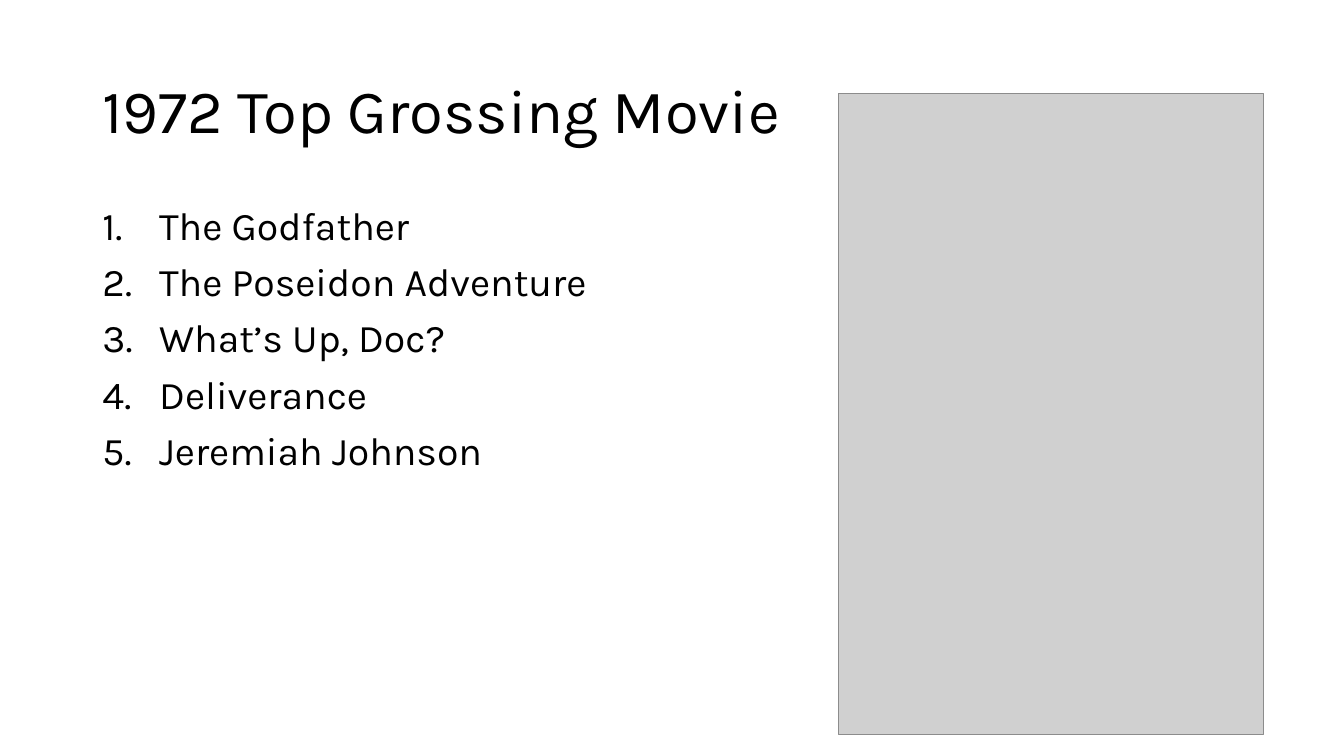
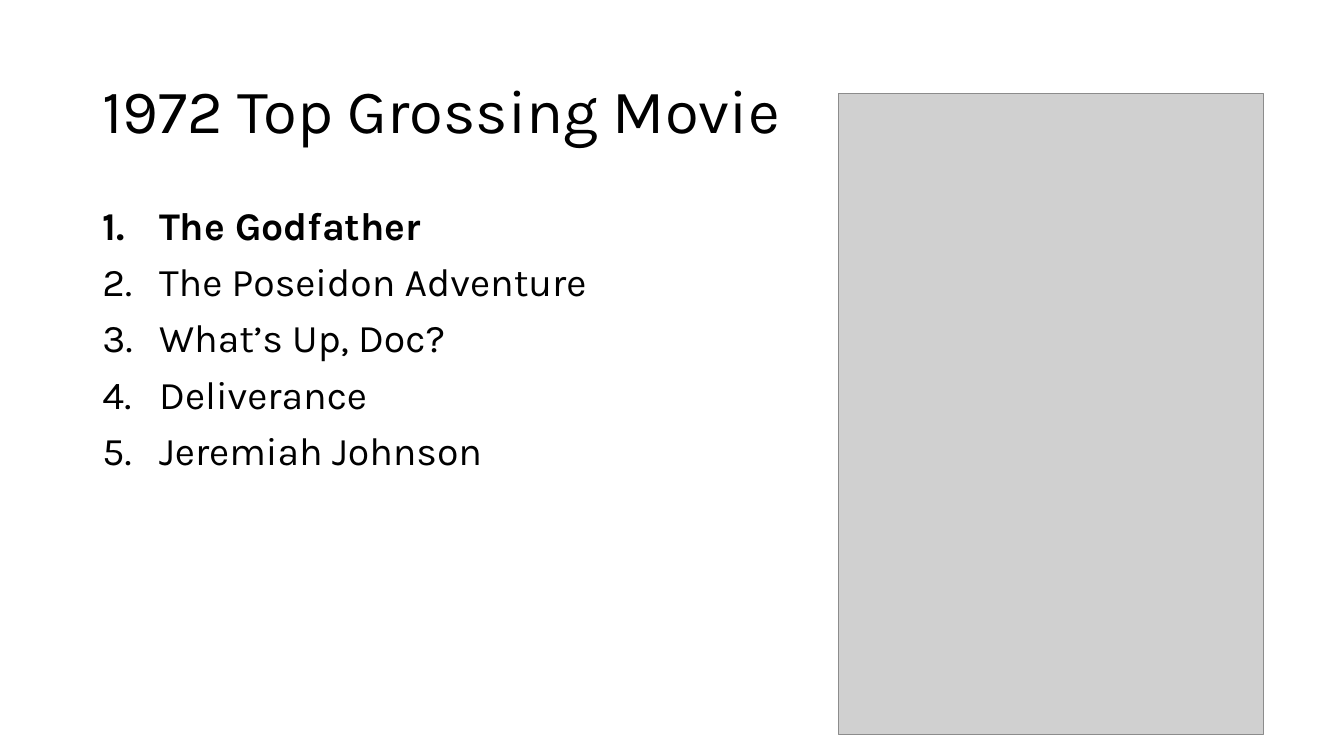
Before and after one commit to Tommy-Ren/cmpt383summer2026, a slide deck: slide 4 of prolog/prolog_intro.pptx. Drawn at 1344x756 pixels with LibreOffice and Linux fonts; fonts in the diff are those of the drawing; grey boxes stand for pictures. Boxes give left, top, right and bottom in pixels: in the first picture for what was removed or moved away, otherwise in the second. Text is boxed around its words. In the diff, an @@ line names an element or a change of style, - is before the commit and + after.

```diff
--- a/prolog/prolog_intro.pptx
+++ b/prolog/prolog_intro.pptx
@@ text at (159,212,421,241): bold on in "The Godfather" @@
```
Also in this commit, not shown: 2 other slides changed, 10 other files.
